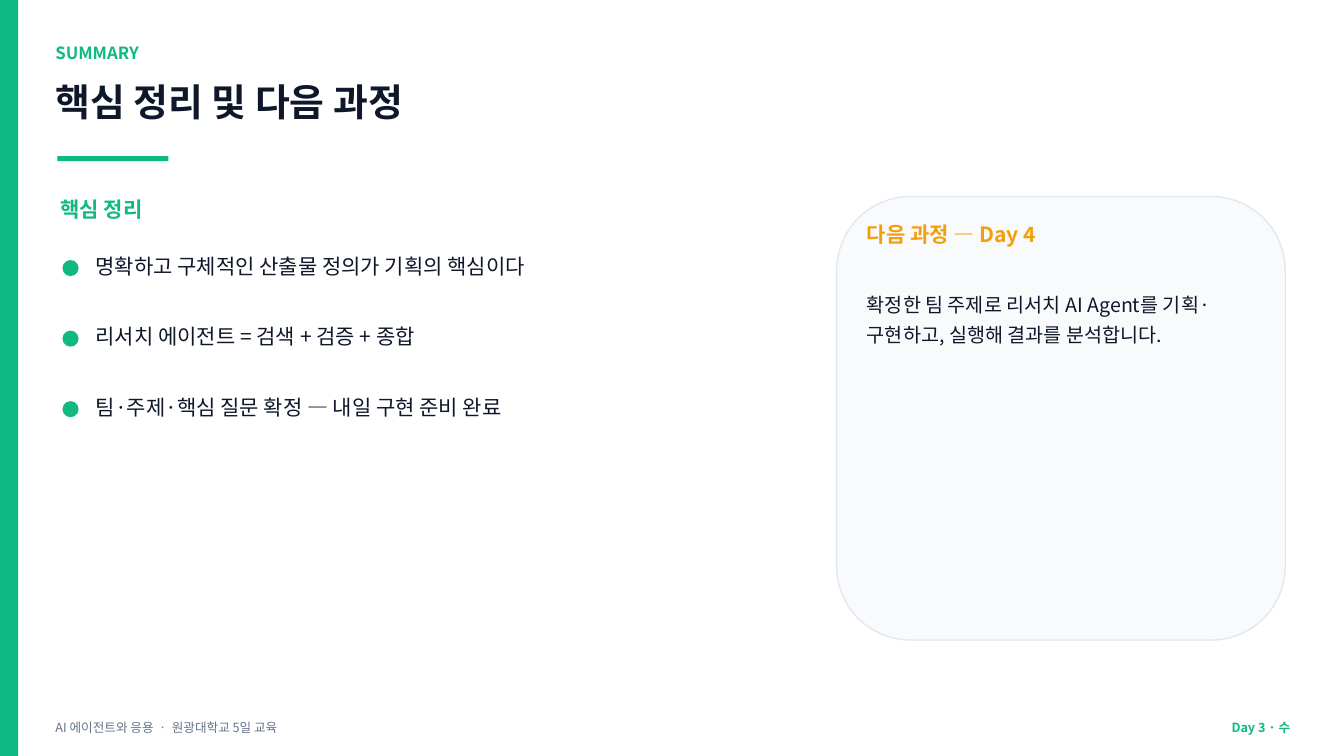
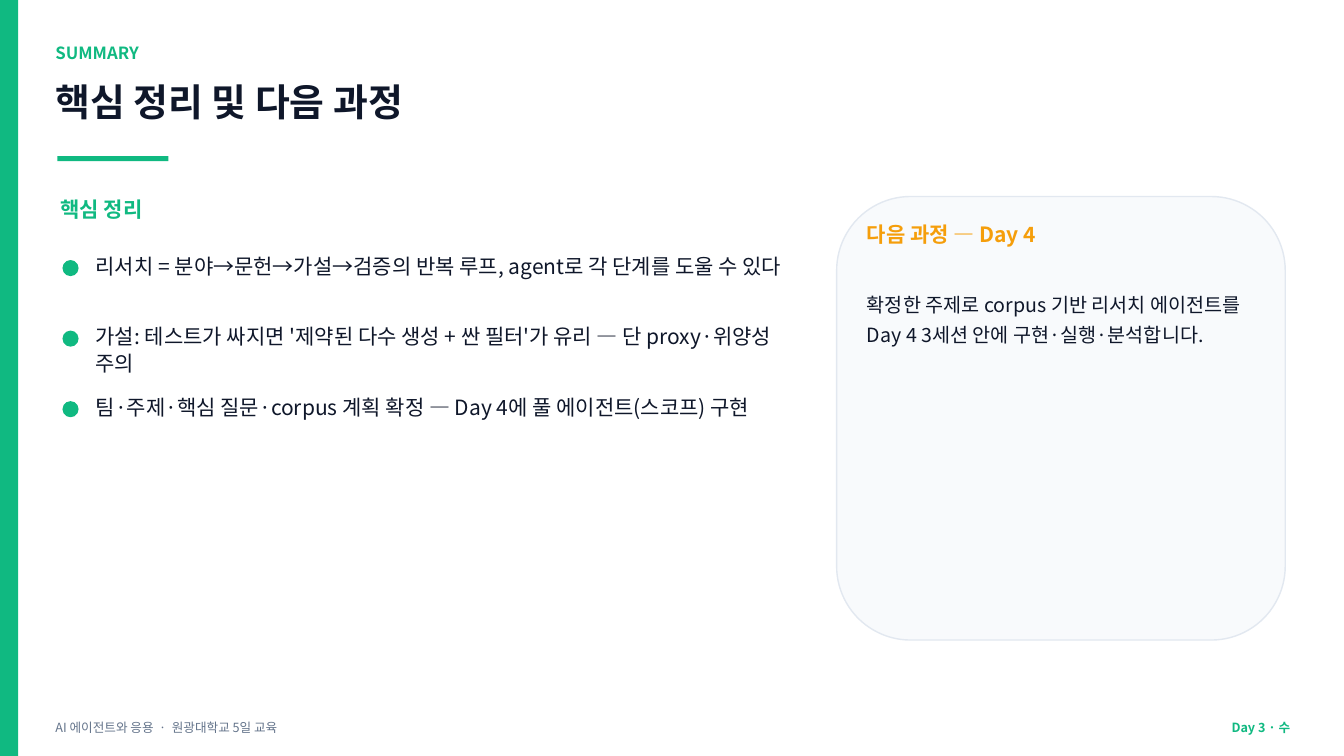
Before and after one commit to jyshin-22/wku-ai-agent-program, a slide deck: slide 25 of slides/day3.pptx (slide 28 before the commit). Drawn at 1344x756 pixels with LibreOffice and Linux fonts; fonts in the diff are those of the drawing. Boxes give left, top, right and bottom in pixels: in the first picture for what was removed or moved away, otherwise in the second. Text is boxed around its words. In the diff, an @@ line names an element or a change of style, - is before the commit and + after.

```diff
--- a/slides/day3.pptx
+++ b/slides/day3.pptx
@@ text at (96, 256, 781, 279): text changed @@
-명확하고 구체적인 산출물 정의가 기획의 핵심이다
+리서치 = 분야→문헌→가설→검증의 반복 루프, agent로 각 단계를 도울 수 있다
@@ text at (867, 295, 1240, 347): text changed @@
-확정한 팀 주제로 리서치 AI Agent를 기획·구현하고, 실행해 결과를 분석합니다.
+확정한 주제로 corpus 기반 리서치 에이전트를 Day 4 3세션 안에 구현·실행·분석합니다.
@@ text at (96, 326, 771, 373): text changed @@
-리서치 에이전트 = 검색 + 검증 + 종합
+가설: 테스트가 싸지면 '제약된 다수 생성 + 싼 필터'가 유리 — 단 proxy·위양성 주의
@@ text at (96, 397, 750, 420): text changed @@
-팀·주제·핵심 질문 확정 — 내일 구현 준비 완료
+팀·주제·핵심 질문·corpus 계획 확정 — Day 4에 풀 에이전트(스코프) 구현
```
Also in this commit, not shown: 10 other slides changed, 1 slide added, 4 slides removed, 12 other files.
